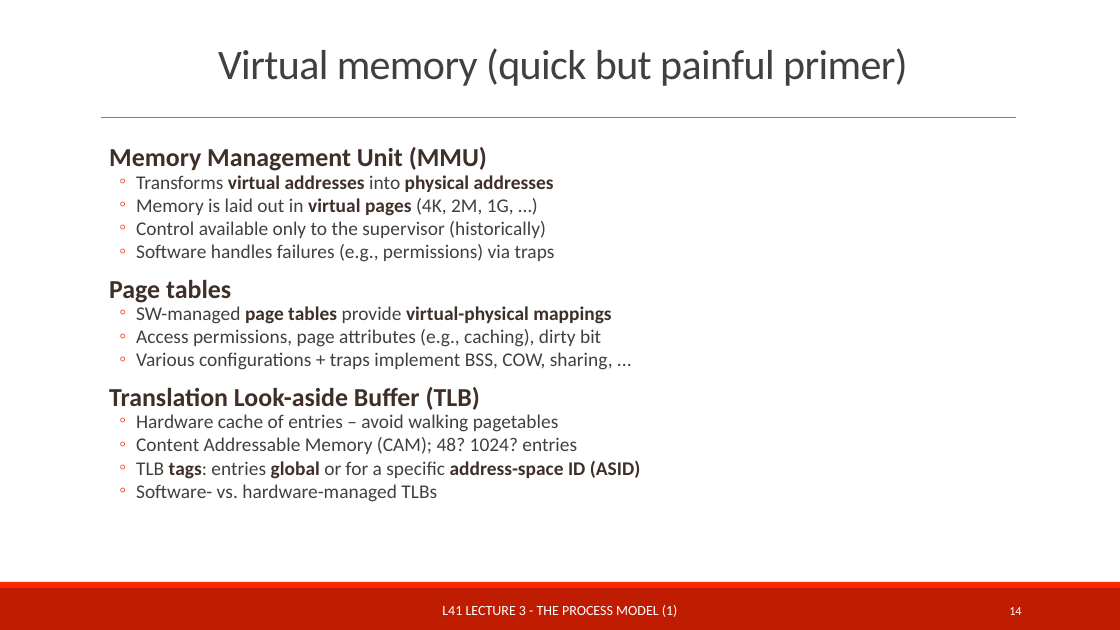
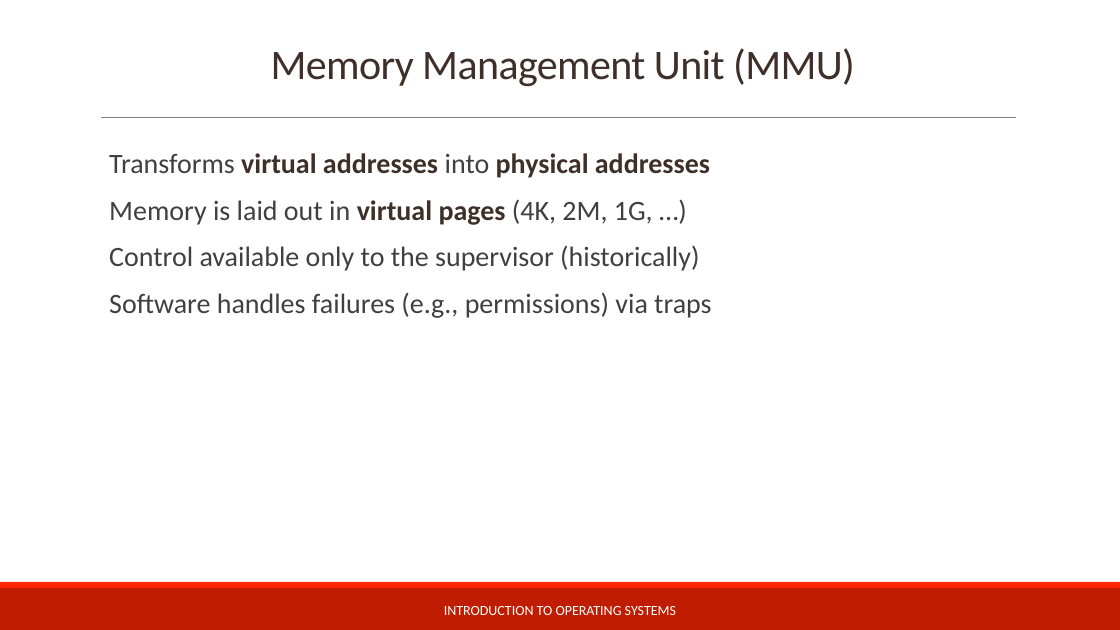
Before and after one commit to teachbsd/course, a slide deck: slide 12 of undergraduate/lectures/memory.pptx (slide 14 before the commit). Drawn at 1120x630 pixels with LibreOffice and Linux fonts; fonts in the diff are those of the drawing; background and template pictures are left out. Boxes give left, top, right and bottom in pixels: in the first picture for what was removed or moved away, otherwise in the second. Text is boxed around its words. In the diff, an @@ line names an element or a change of style, - is before the commit and + after.

```diff
--- a/undergraduate/lectures/memory.pptx
+++ b/undergraduate/lectures/memory.pptx
@@ title at (271, 48, 855, 87): text changed; text colour #404040 to #3F3029 @@
-Virtual memory (quick but painful primer)
+Memory Management Unit (MMU)
@@ text "Transforms virtual addresses into physical ..." at (109, 153, 711, 318): size 16.6 to 24 pt; bullet ◦ to  ; list level 2 to 1 in "Transforms virtual addresses into physical ..."; line spacing 0.7 to 0.9; list level 2 to 1 in "Memory is laid out in ..."; list level 2 to 1 in "Control available only to the ..."; list level 2 to 1 in "Software handles failures (e.g., permissions) ..." @@
@@ text at (109, 147, 487, 171): paragraph removed @@
-  Memory Management Unit (MMU)
@@ text at (109, 280, 640, 502): paragraphs removed @@
-  Page tables
-  ◦ SW-managed page tables provide virtual-physical mappings
-  ◦ Access permissions, page attributes (e.g., caching), dirty bit
-  ◦ Various configurations + traps implement BSS, COW, sharing, ...
-  Translation Look-aside Buffer (TLB)
-  ◦ Hardware cache of entries – avoid walking pagetables
-  ◦ Content Addressable Memory (CAM); 48? 1024? entries
-  ◦ TLB tags: entries global or for a specific address-space ID (ASID)
-  ◦ Software- vs. hardware-managed TLBs
@@ text at (444, 606, 676, 615): text changed @@
-L41 LECTURE 3 - THE PROCESS MODEL (1)
+INTRODUCTION TO OPERATING SYSTEMS
@@ page number removed at (1009, 607, 1021, 615) @@
-14
```
Also in this commit, not shown: 12 other slides changed, 14 slides added, 3 slides removed.
